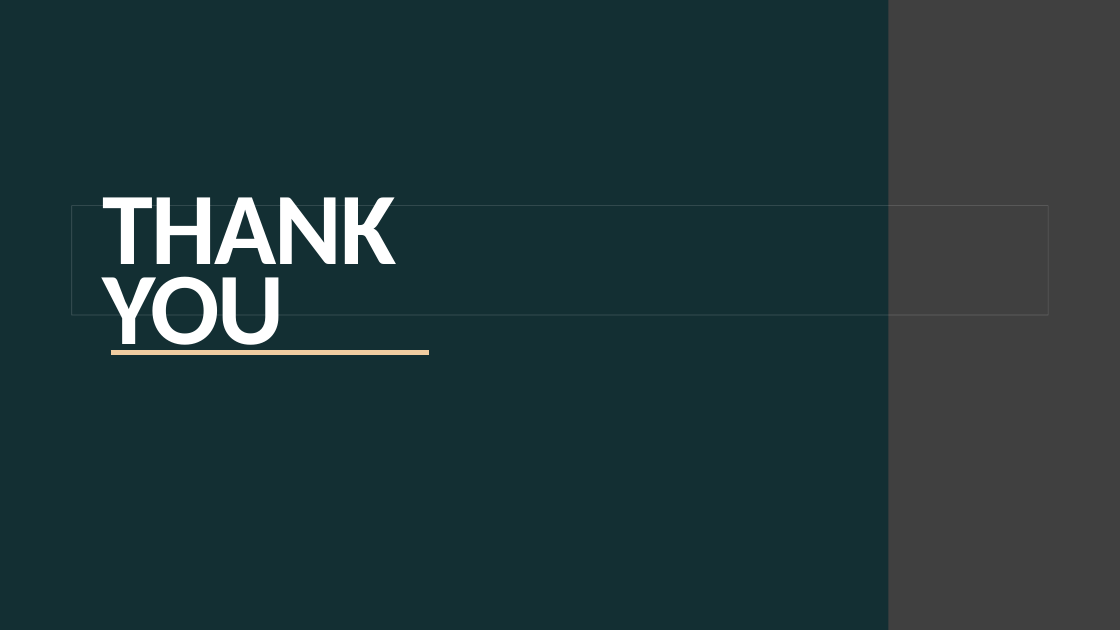
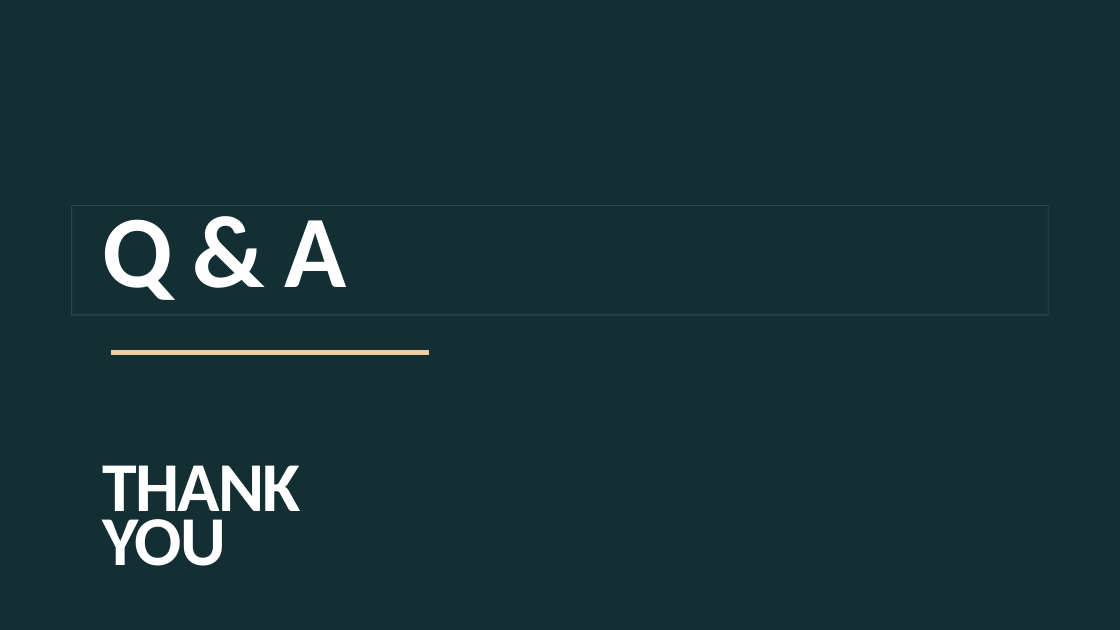
Before and after one commit to khutula/Medical-Insurance-Costs, a slide deck: slide 15 of Medical Insurance Cost.pptx (slide 14 before the commit). Drawn at 1120x630 pixels with LibreOffice and Linux fonts; fonts in the diff are those of the drawing; background and template pictures are left out. Boxes give left, top, right and bottom in pixels: in the first picture for what was removed or moved away, otherwise in the second. Text is boxed around its words. In the diff, an @@ line names an element or a change of style, - is before the commit and + after.

```diff
--- a/Medical Insurance Cost.pptx
+++ b/Medical Insurance Cost.pptx
@@ title "Q & A THANK YOU": place and size @@
-title "Q & A THANK YOU" at [0, 0, 889, 630]
+title "Q & A THANK YOU" at [0, 0, 1120, 630]
@@ title at [103, 219, 347, 566]: text changed; size 88 to 60 pt @@
-THANK
-YOU
+Q & A
+THANK
+YOU
```
Also in this commit, not shown: 4 other slides changed, 9 slides added, 8 slides removed.
